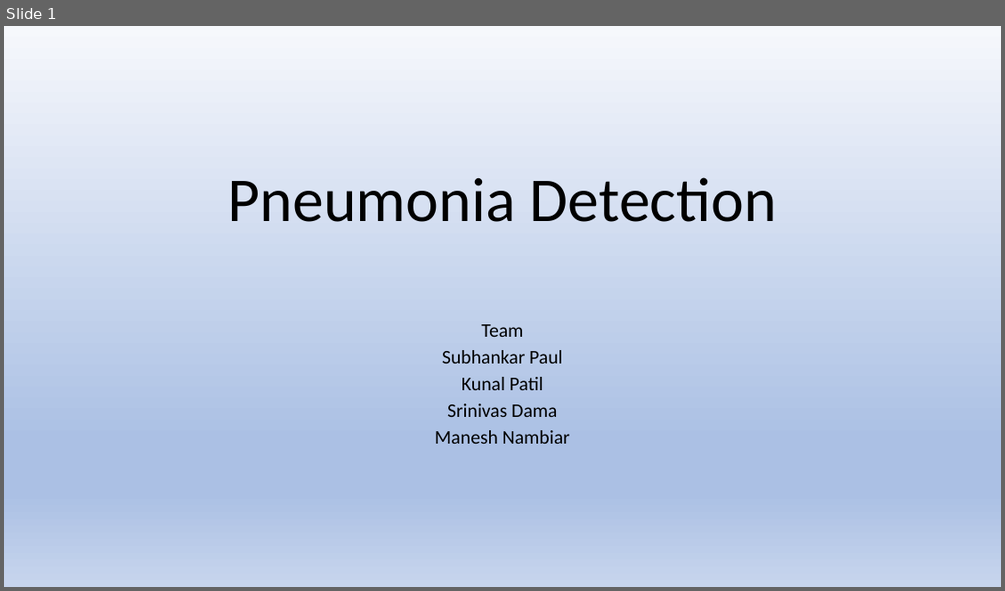
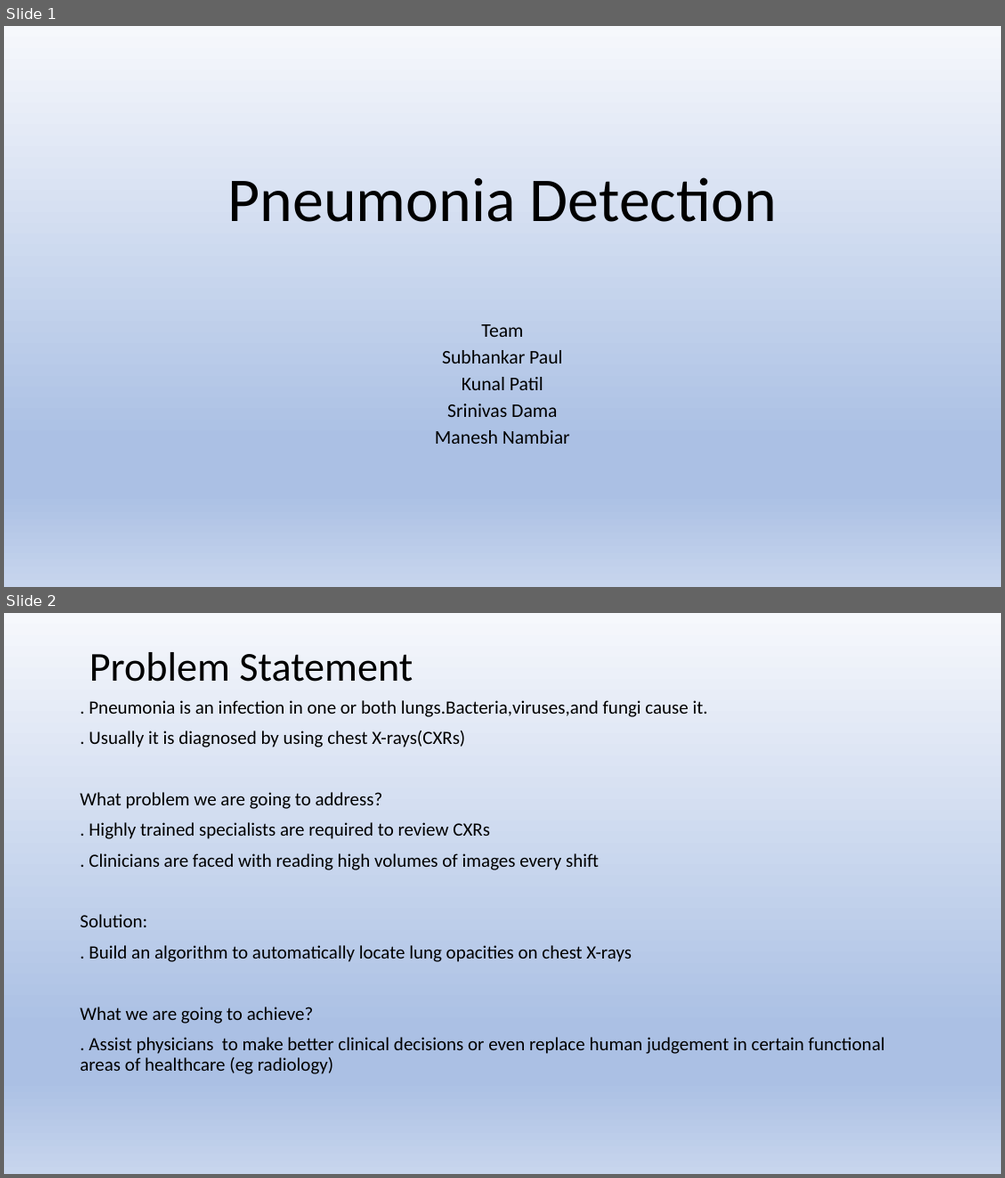
Before and after one commit to SATTOM0108/ai-pneumonia-detection, a slide deck: Final_Report/CapStone-Project.pptx. Shown one above the other, each under a label of ours: slide 1 before the commit, slides 1 and 2 after it. The pictures are 1005x591 and 1005x1178 pixels, drawn with LibreOffice and Linux fonts; fonts in the diff are those of the drawing. Boxes give left, top, right and bottom in pixels: in the first picture for what was removed or moved away, otherwise in the second. Text is boxed around its words. In the diff, an @@ line names an element or a change of style, - is before the commit and + after.

```diff
--- a/Final_Report/CapStone-Project.pptx
+++ b/Final_Report/CapStone-Project.pptx
@@ slide 2 added at <box>4,613,1001,1174</box>, background gradient #F6F8FC to #ABC0E4 to #C7D5ED @@
@@ title added at <box>89,652,413,682</box>, 39.6 pt, text #000000 @@
+Problem Statement
@@ text added at <box>80,700,885,1074</box>, 18 pt, text #000000 @@
+. Pneumonia is an infection in one or both lungs.Bacteria,viruses,and fungi cause it.
+. Usually it is diagnosed by using chest X-rays(CXRs)
+What problem we are going to address?
+. Highly trained specialists are required to review CXRs
+. Clinicians are faced with reading high volumes of images every shift
+Solution:
+. Build an algorithm to automatically locate lung opacities on chest X-rays
+What we are going to achieve?
+. Assist physicians to make better clinical decisions or even replace human judgement in certain functional areas of healthcare (eg radiology)
```
Also in this commit, not shown: 2 slides changed, 1 slide removed.
